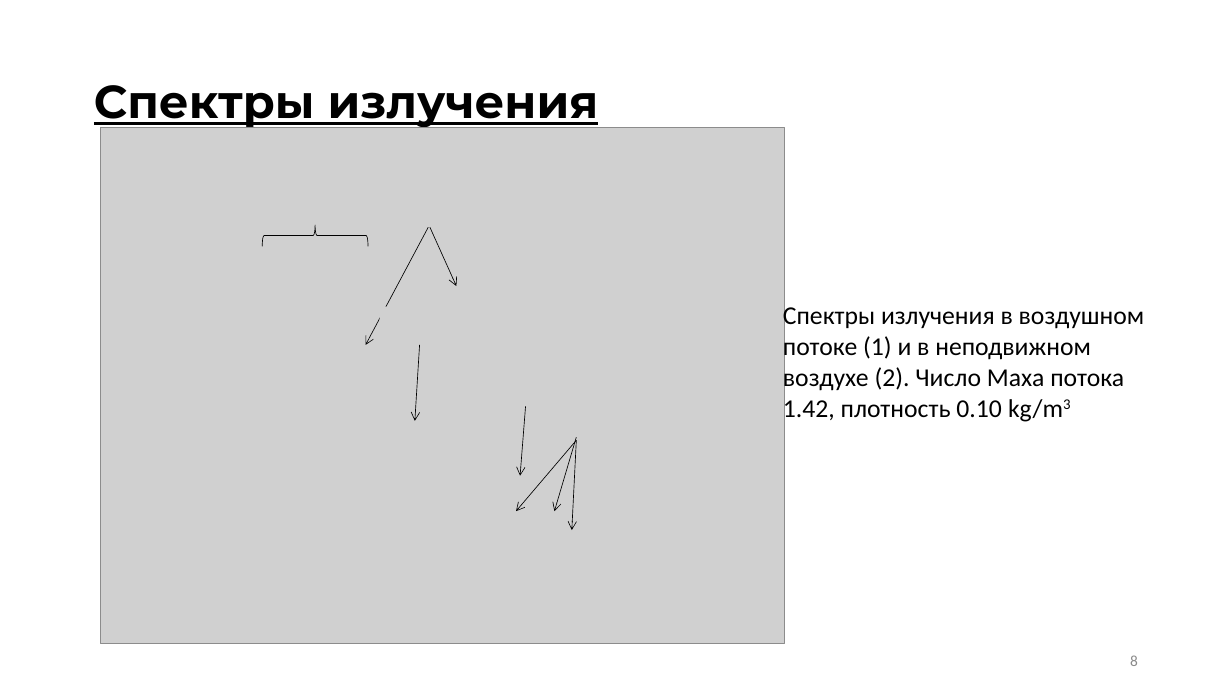
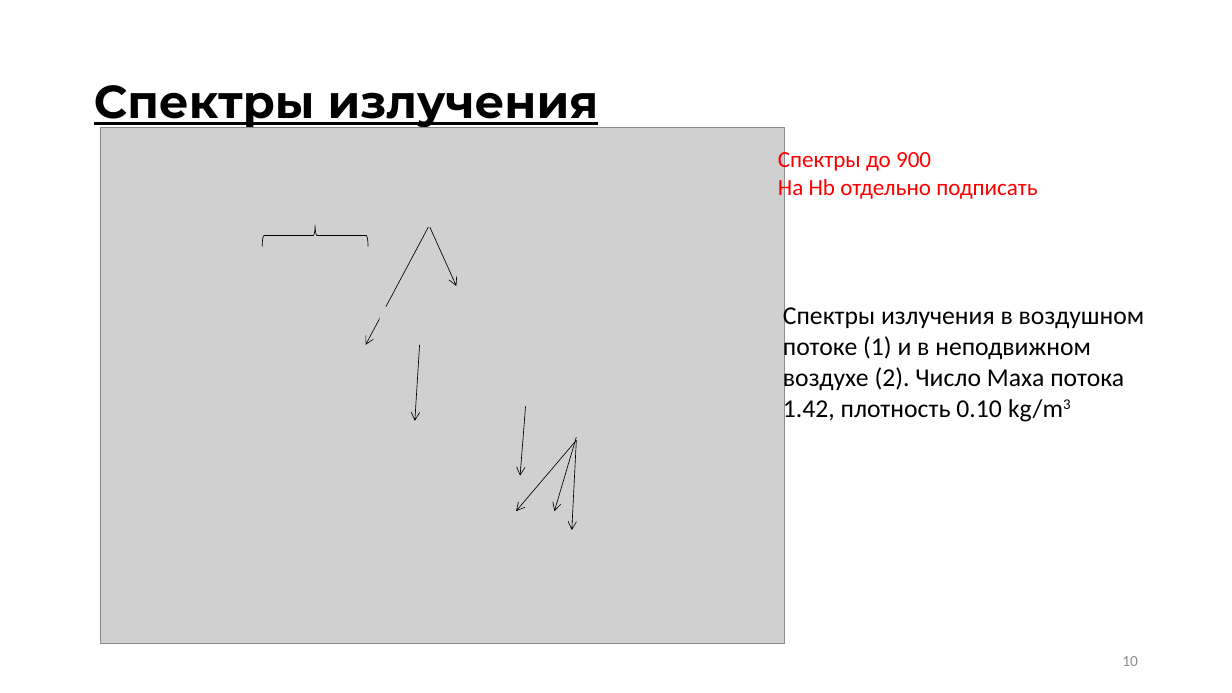
Before and after one commit to ulanich/msu, a slide deck: slide 10 of МАГ.ДИСС/предзащита.pptx (slide 8 before the commit). Drawn at 1232x693 pixels with LibreOffice and Linux fonts; fonts in the diff are those of the drawing; grey boxes stand for pictures. Boxes give left, top, right and bottom in pixels: in the first picture for what was removed or moved away, otherwise in the second. Text is boxed around its words. In the diff, an @@ line names an element or a change of style, - is before the commit and + after.

```diff
--- a/МАГ.ДИСС/предзащита.pptx
+++ b/МАГ.ДИСС/предзащита.pptx
@@ text added at (778,148,1037,201), 18 pt, text #FF0000 @@
+Спектры до 900
+Ha Hb отдельно подписать
@@ page number at (1122,656,1138,666): text changed @@
-8
+10
```
Also in this commit, not shown: 14 other slides changed, 6 slides added, 3 other files.
